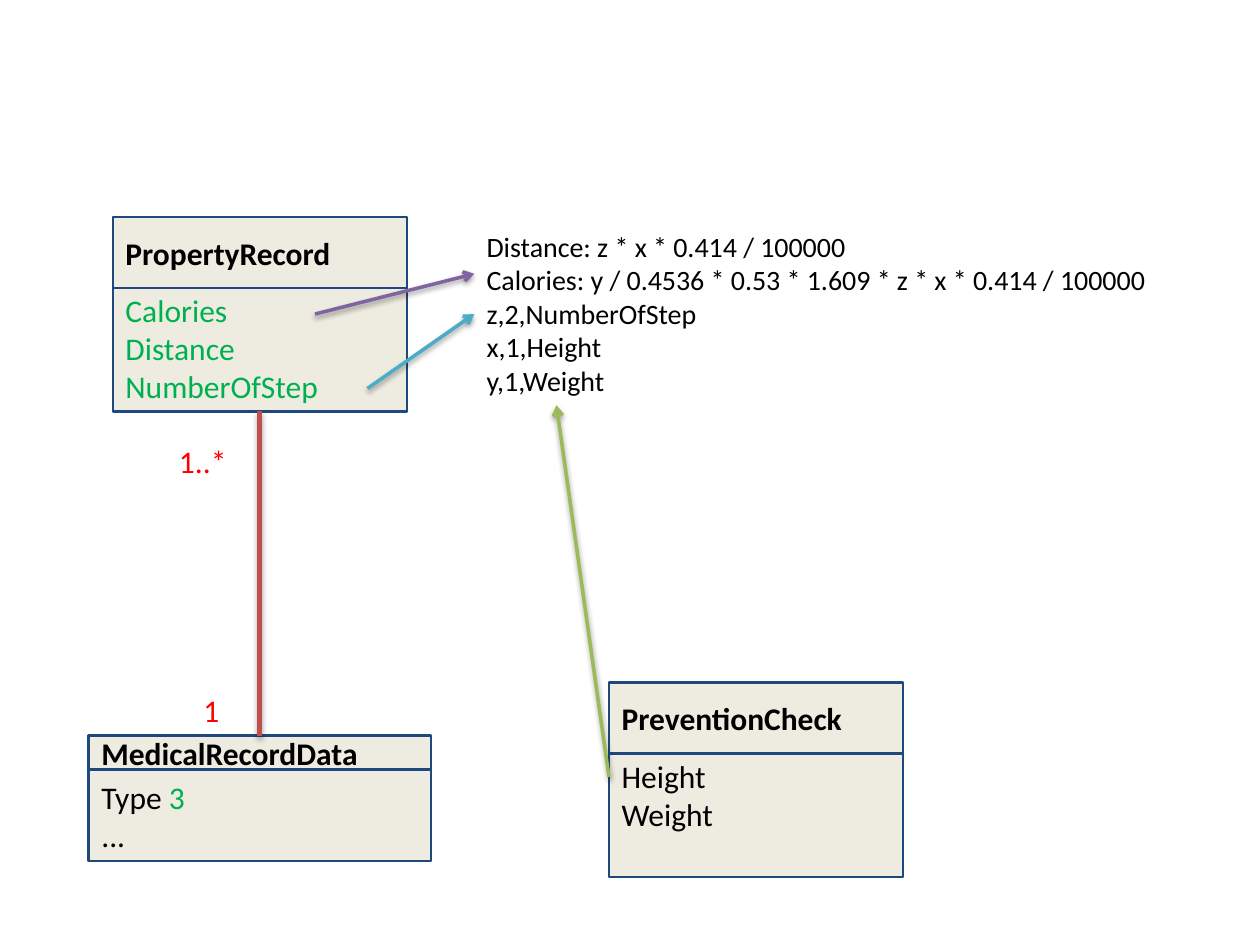
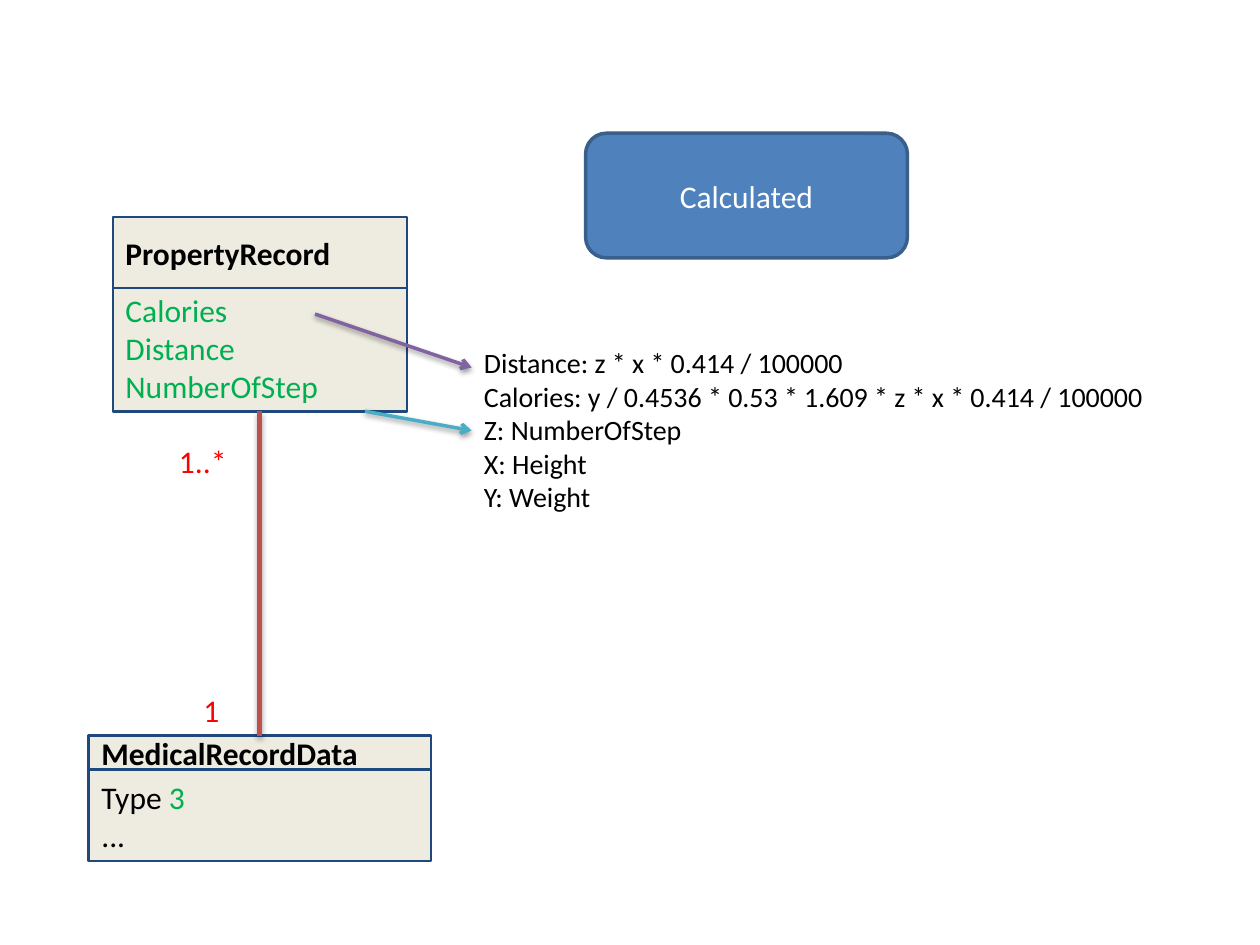
Before and after one commit to quantdse60878/HSTS, a slide deck: slide 9 of docs/Temperature Presentation/Quy/ReadDataFromWristband.pptx (slide 4 before the commit). Drawn at 1260x945 pixels with LibreOffice and Linux fonts; fonts in the diff are those of the drawing. Boxes give left, top, right and bottom in pixels: in the first picture for what was removed or moved away, otherwise in the second. Text is boxed around its words. In the diff, an @@ line names an element or a change of style, - is before the commit and + after.

```diff
--- a/docs/Temperature Presentation/Quy/ReadDataFromWristband.pptx
+++ b/docs/Temperature Presentation/Quy/ReadDataFromWristband.pptx
@@ rounded rectangle added at box(586, 134, 907, 258), fill #4F81BD, outline #3A5F8C 2 pt, 18 pt, text #FFFFFF @@
+Calculated
@@ arrow moved from (315, 314) - (474, 273) to (315, 314) - (471, 368) @@
@@ text "Distance: z * x * ...": place and size @@
-text "Distance: z * x * ..." at box(487, 237, 1145, 396)
+text "Distance: z * x * ..." at box(484, 353, 1142, 512)
@@ arrow moved from (368, 388) - (474, 314) to (365, 411) - (471, 431) @@
@@ arrow removed from (609, 777) to (557, 406) @@
@@ text at box(484, 420, 682, 512): text changed @@
-z,2,NumberOfStep
-x,1,Height
-y,1,Weight
+Z: NumberOfStep
+X: Height
+Y: Weight
@@ rectangle removed at box(609, 683, 902, 755) @@
-PreventionCheck
@@ rectangle removed at box(609, 745, 902, 877) @@
-Height
-Weight
```
Also in this commit, not shown: 1 other slide changed, 6 slides added, 1 slide removed.
